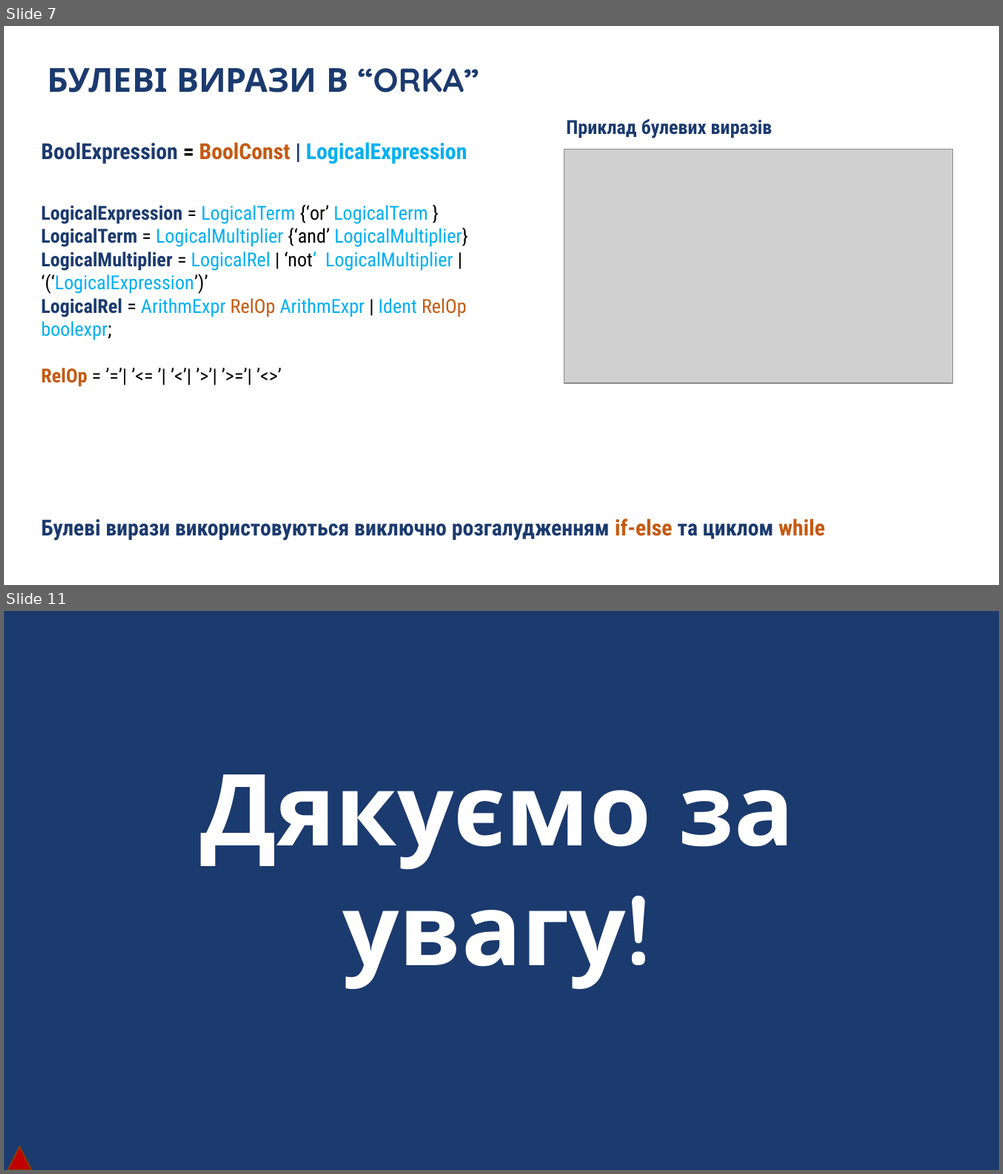
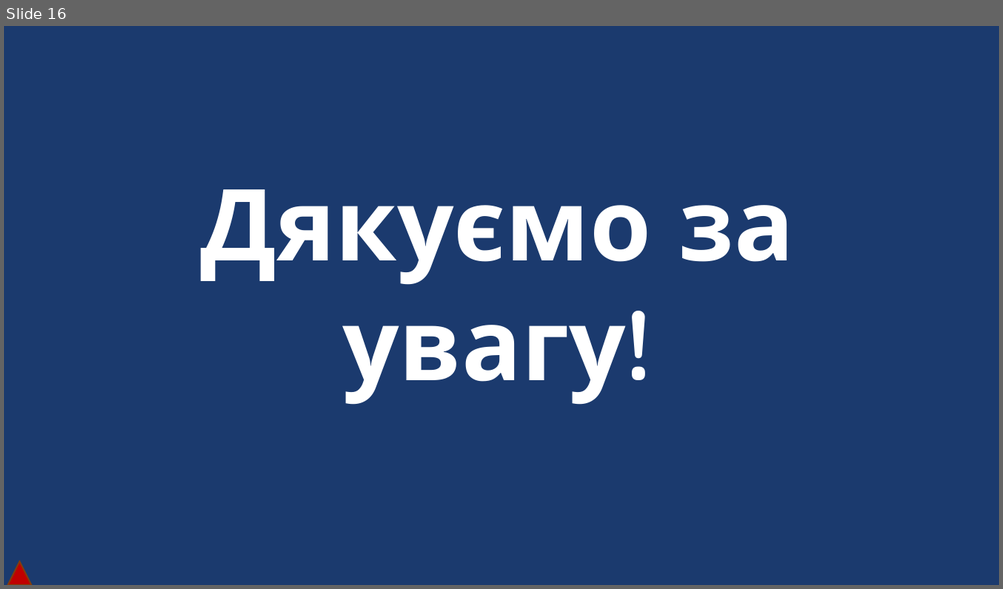
Before and after one commit to DaniilKhortov/BlackBox, a slide deck: BlackBox.pptx. Shown one above the other, each under a label of ours: slides 7 and 11 before the commit, slide 16 after it; the slides between them are not shown. The pictures are 1003x1174 and 1003x589 pixels, drawn with LibreOffice and Linux fonts; fonts in the diff are those of the drawing; grey boxes stand for pictures; background and template pictures are left out. Boxes give left, top, right and bottom in pixels: in the first picture for what was removed or moved away, otherwise in the second. Text is boxed around its words. In the diff, an @@ line names an element or a change of style, - is before the commit and + after.

```diff
--- a/BlackBox.pptx
+++ b/BlackBox.pptx
@@ slide 7 removed at box(4, 26, 999, 585), background #FFFFFF @@
@@ text removed at box(47, 67, 479, 93) @@
-БУЛЕВІ ВИРАЗИ В “ORKA”
@@ text removed at box(566, 119, 772, 138) @@
-Приклад булевих виразів
@@ text removed at box(41, 142, 466, 164) @@
-BoolExpression = BoolConst | LogicalExpression
@@ picture removed at box(564, 150, 953, 384) @@
@@ text removed at box(41, 204, 468, 387) @@
-LogicalExpression = LogicalTerm {‘or’ LogicalTerm }
-LogicalTerm = LogicalMultiplier {‘and’ LogicalMultiplier}
-LogicalMultiplier = LogicalRel | ‘not’ LogicalMultiplier | ‘(‘LogicalExpression’)’
-LogicalRel = ArithmExpr RelOp ArithmExpr | Ident RelOp boolexpr;
-RelOp = ’=’| ’<= ’| ’<’| ’>’| ’>=’| ’<>’
@@ text removed at box(41, 519, 825, 541) @@
-Булеві вирази використовуються виключно розгалудженням if-else та циклом while
@@ what was slide 11 is now slide 16 @@
```
Also in this commit, not shown: 1 slide changed, 14 slides added, 8 other slides removed, 6 other files.
